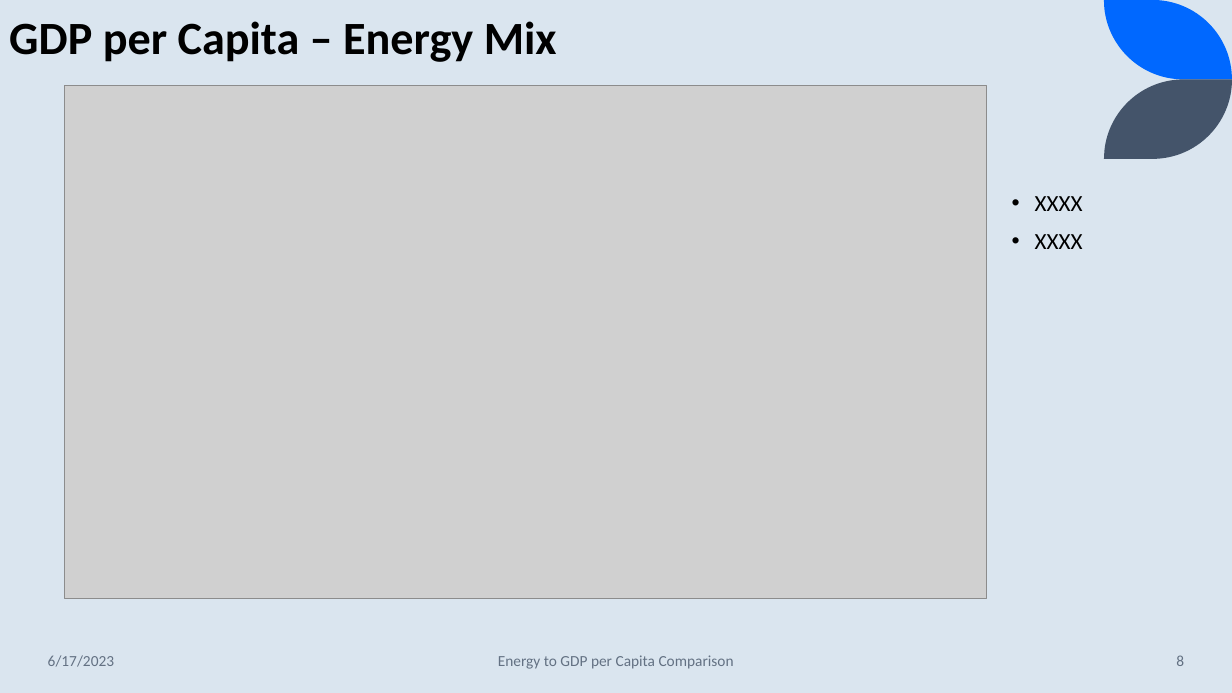
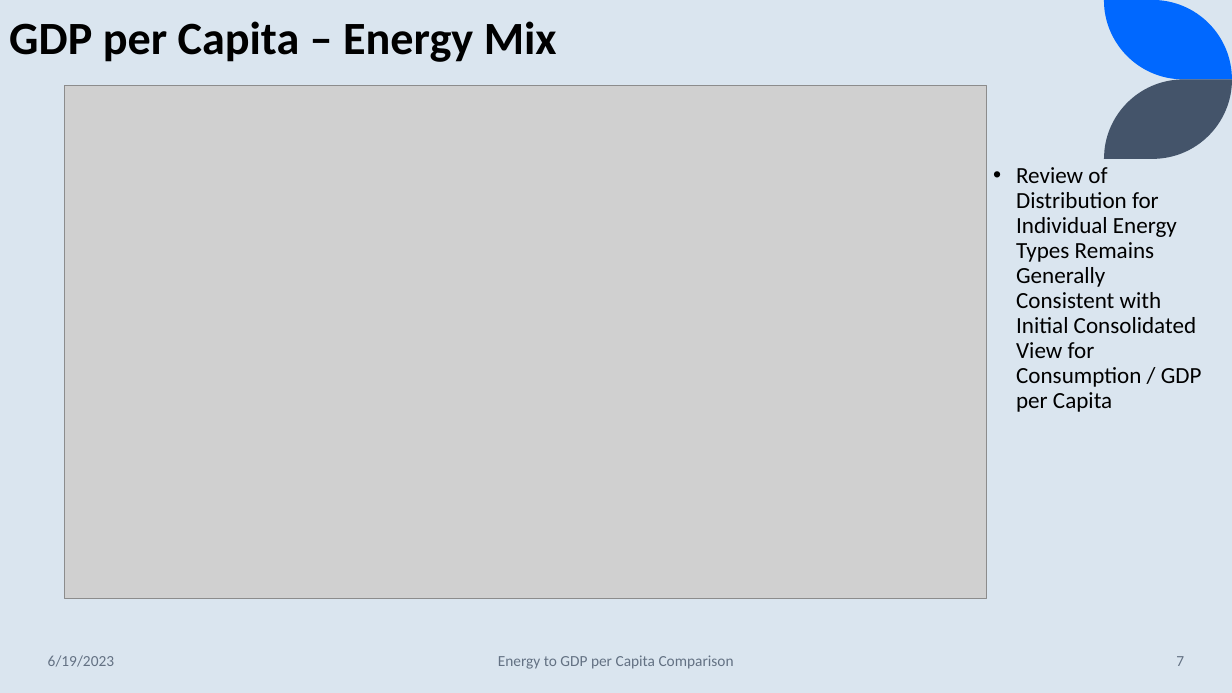
Before and after one commit to lawrence-haggerty/haggerty_energy_gdp_capstone, a slide deck: slide 7 of presentation/haggerty_energy_gdp_1.pptx (slide 8 before the commit). Drawn at 1232x693 pixels with LibreOffice and Linux fonts; fonts in the diff are those of the drawing; grey boxes stand for pictures. Boxes give left, top, right and bottom in pixels: in the first picture for what was removed or moved away, otherwise in the second. Text is boxed around its words. In the diff, an @@ line names an element or a change of style, - is before the commit and + after.

```diff
--- a/presentation/haggerty_energy_gdp_1.pptx
+++ b/presentation/haggerty_energy_gdp_1.pptx
@@ text at [1016, 167, 1202, 412]: text changed @@
-• XXXX
-• XXXX
+• Review of Distribution for Individual Energy Types Remains Generally Consistent with Initial Consolidated View for Consumption / GDP per Capita
@@ text at [48, 655, 114, 667]: text changed @@
-6/17/2023
+6/19/2023
@@ page number at [1176, 656, 1184, 666]: text changed @@
-8
+7
```
Also in this commit, not shown: 37 other slides changed, 17 slides added.
